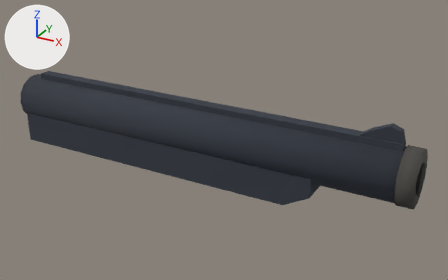
The FBX model POC2/Assets/Models/AssetFactory/firearms_parts_poc/colt_saa/parts/colt_saa_barrel_heavy.fbx as it was, and as the next commit left it.
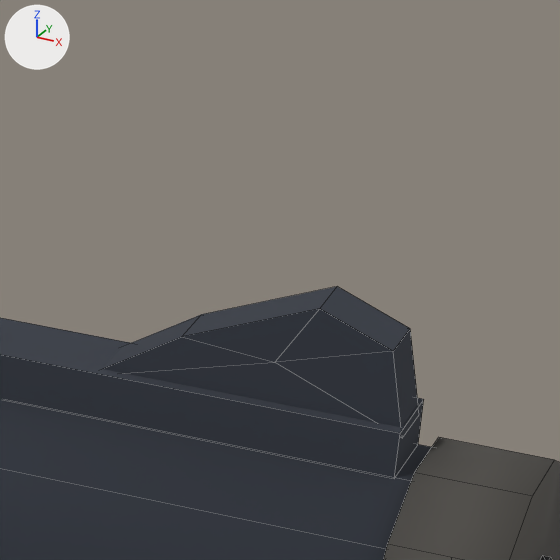
Each version is shown whole from a camera (50 mm lens) standing at (0.2145, -0.2093, 0.103) and looking at (0.0972, 0.0039, -0.0036), then close up on the part from 77% to 95% of the width and 29% to 58% of the height. Arrows for +X, +Y and +Z are at upper left; the lights stay in place. The last two pictures show the newer version. The close-ups show mesh edges as thin lines.

Objects in the first close-up: 'colt_saa_barrel_heavy'.
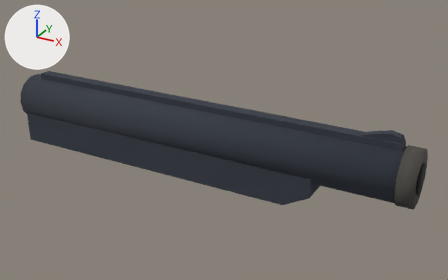
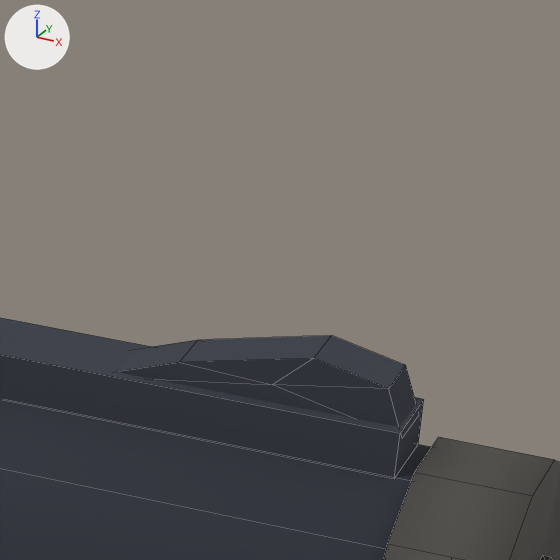
What differs and where, as boxes (x1, y1, x2, y2) in the close-ups (560 x 560 px; the box of a moved part takes in the faces that stretch with it):
'colt_saa_barrel_heavy', reshaped
    before: (0, 286, 560, 560)
    after: (0, 318, 560, 560)
part 1 of me_colt_saa_barrel_heavy, moved or reshaped
    before: (103, 286, 418, 427)
    after: (116, 335, 416, 427)

What changed in the scene script:
```text
Change me_colt_saa_barrel_heavy:
    used by ob_colt_saa_barrel_heavy; location = (0.0, 0.0, 0.0); rotation_euler = (1.571, 0.0, 0.0), in degrees (90, 0, 0)
    remove me_colt_saa_barrel_heavy.from_pydata(...)  # 108 vertices, 80 faces; spans x -0.006..0.181, y -0.02..0.019, z -0.011..0.011
    add me_colt_saa_barrel_heavy.from_pydata(...)  # 108 vertices, 80 faces; spans x -0.006..0.181, y -0.02..0.016, z -0.011..0.011
    me_colt_saa_barrel_heavy part 1: the loose piece of 12 vertices spanning x 0.156..0.173, y 0.013..0.019, z -0.002..0.002 is scaled about its middle by (1, 0.556, 1), then moved by (0.0, -0.001, 0.0)
```
